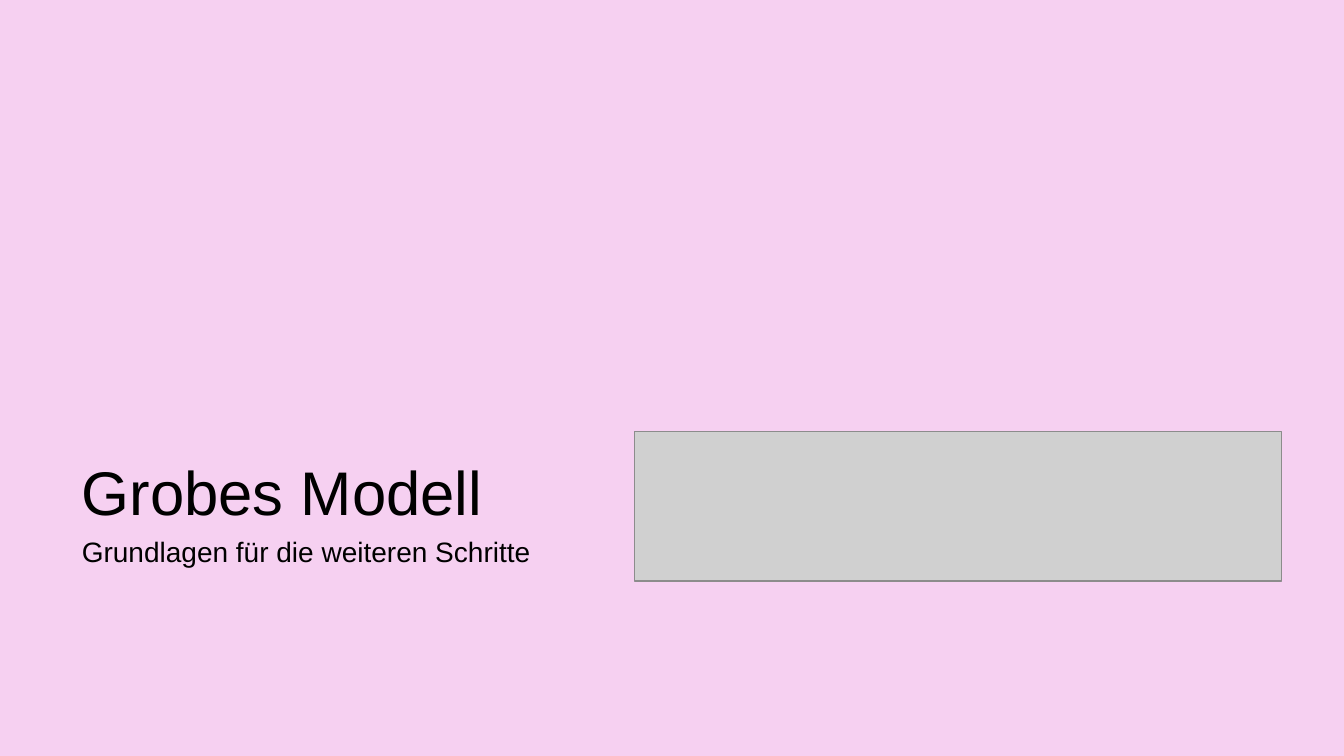
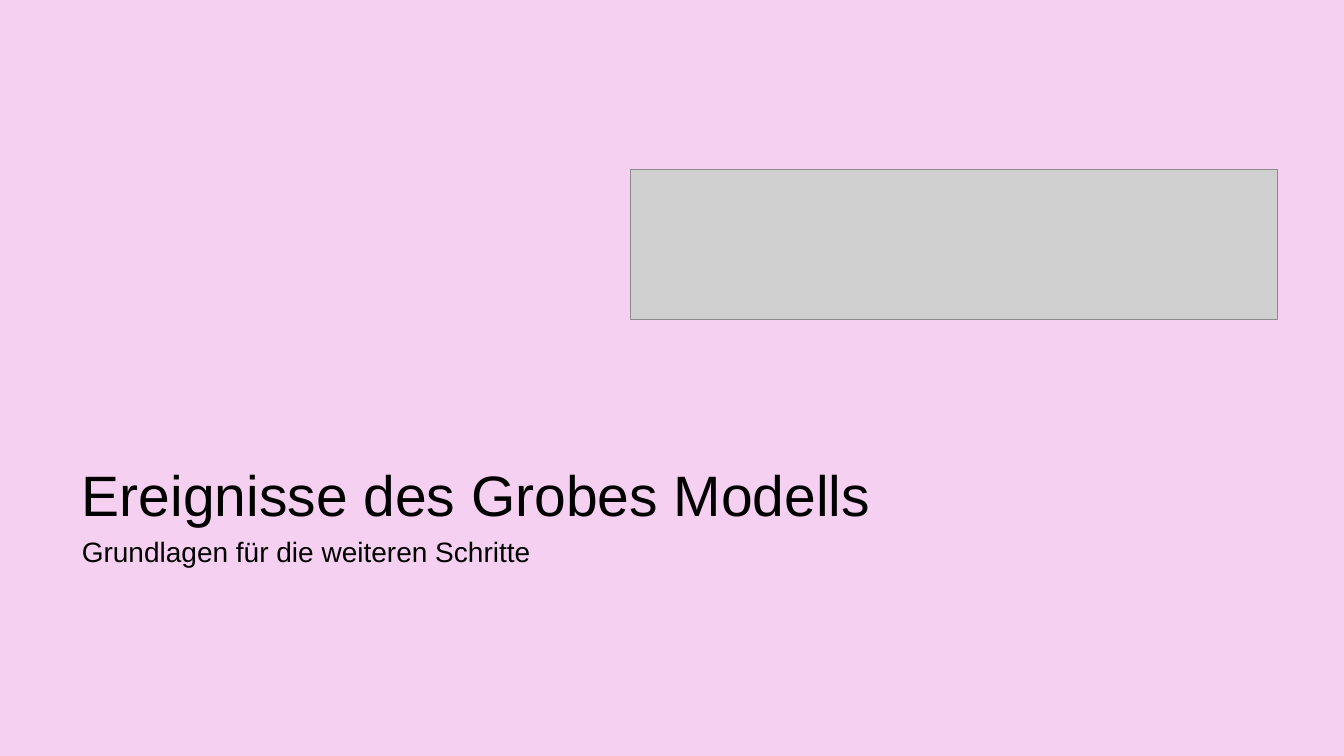
Before and after one commit to AnnaLiviaMartin/rs-smart-home, a slide deck: slide 13 of presentation/Smart_Home_Zugangskontrollsystem.pptx (slide 12 before the commit). Drawn at 1344x756 pixels with LibreOffice and Linux fonts; fonts in the diff are those of the drawing; grey boxes stand for pictures; background and template pictures are left out. Boxes give left, top, right and bottom in pixels: in the first picture for what was removed or moved away, otherwise in the second. Text is boxed around its words. In the diff, an @@ line names an element or a change of style, - is before the commit and + after.

```diff
--- a/presentation/Smart_Home_Zugangskontrollsystem.pptx
+++ b/presentation/Smart_Home_Zugangskontrollsystem.pptx
@@ picture: place and size @@
-picture at (635,432,1282,581)
+picture at (631,169,1278,319)
@@ text at (82,474,870,527): text changed; size 44 to 40.7 pt @@
-Grobes Modell
+Ereignisse des Grobes Modells
@@ text "Grundlagen für die weiteren Schritte" at (82,541,530,568): indent changed @@
```
Also in this commit, not shown: 19 other slides changed, 3 slides added.
